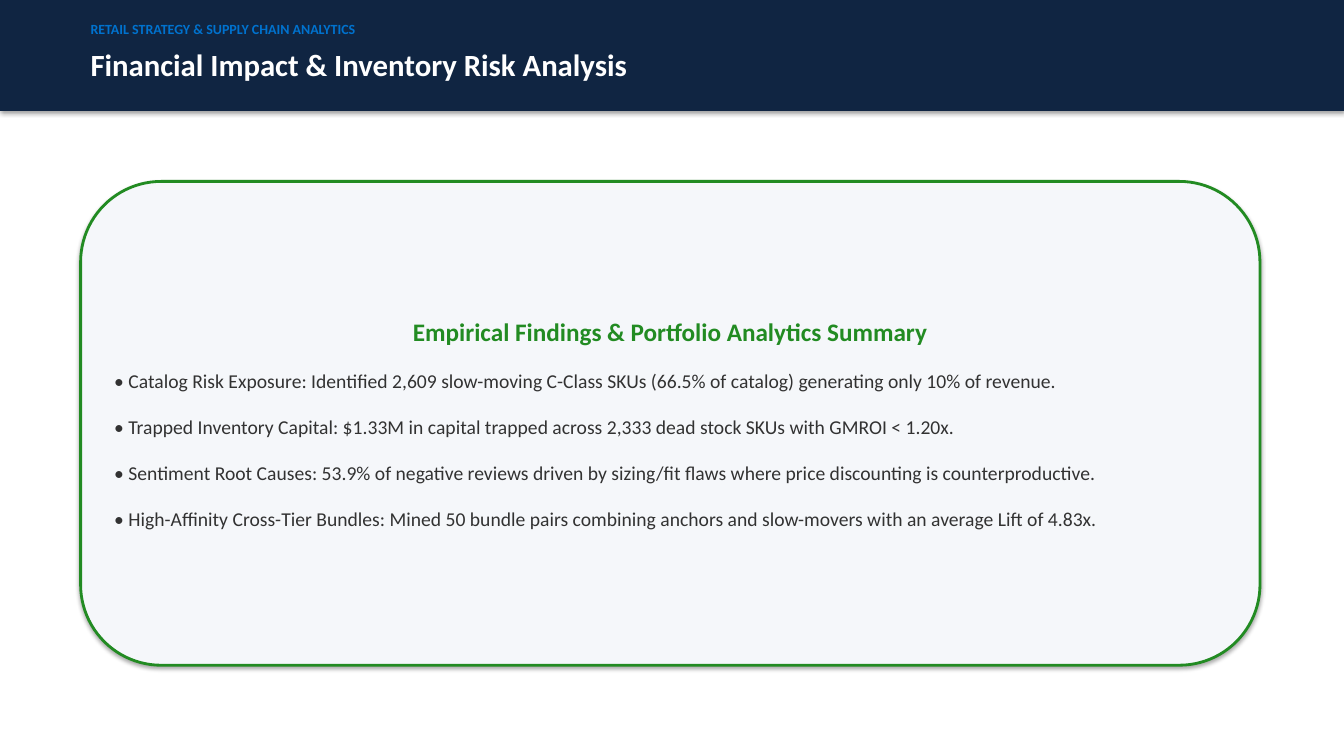
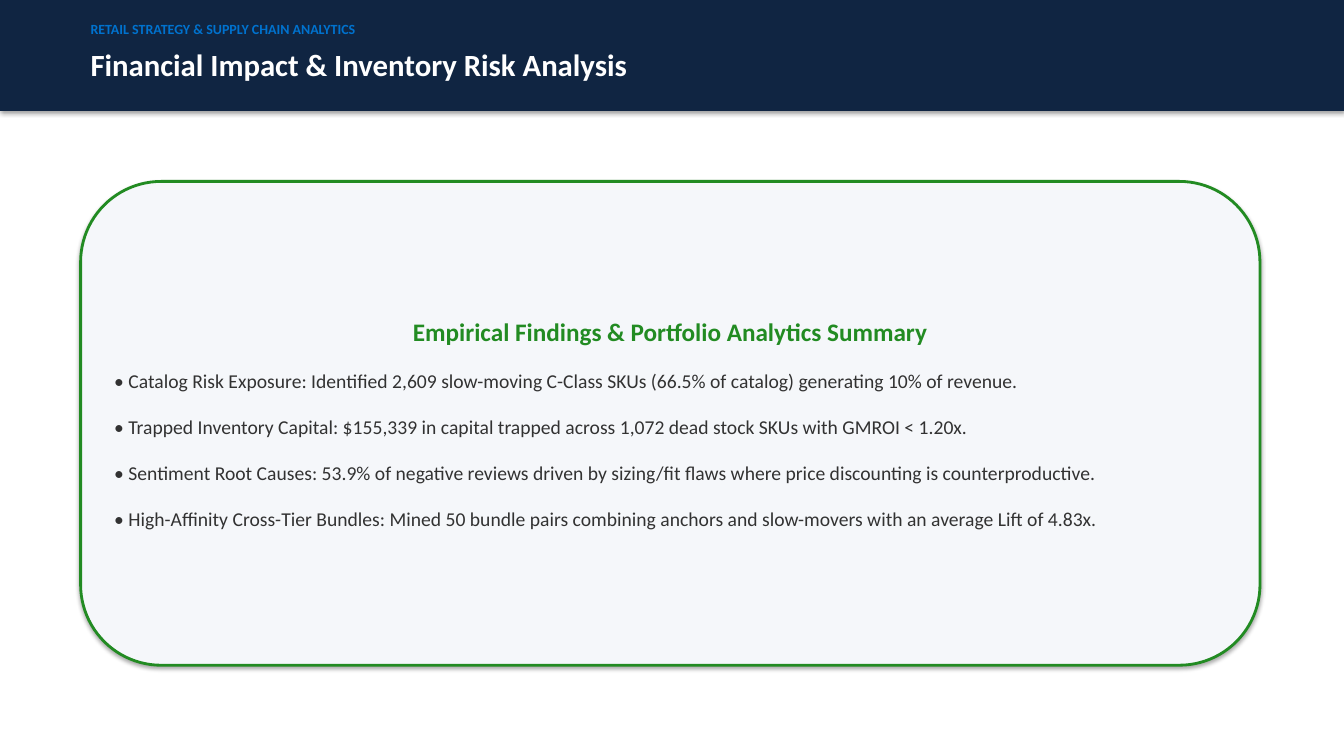
Before and after one commit to PriyankaHichkad/Market-Basket-Sentiment-Clearance-Optimizer, a slide deck: slide 8 of reports/executive_presentation_deck.pptx. Drawn at 1344x756 pixels with LibreOffice and Linux fonts; fonts in the diff are those of the drawing. Boxes give left, top, right and bottom in pixels: in the first picture for what was removed or moved away, otherwise in the second. Text is boxed around its words. In the diff, an @@ line names an element or a change of style, - is before the commit and + after.

```diff
--- a/reports/executive_presentation_deck.pptx
+++ b/reports/executive_presentation_deck.pptx
@@ text in rounded rectangle at [128,374,1017,437]: text changed @@
-• Catalog Risk Exposure: Identified 2,609 slow-moving C-Class SKUs (66.5% of catalog) generating only 10% of revenue.
-• Trapped Inventory Capital: $1.33M in capital trapped across 2,333 dead stock SKUs with GMROI < 1.20x.
+• Catalog Risk Exposure: Identified 2,609 slow-moving C-Class SKUs (66.5% of catalog) generating 10% of revenue.
+• Trapped Inventory Capital: $155,339 in capital trapped across 1,072 dead stock SKUs with GMROI < 1.20x.
```
Also in this commit, not shown: 3 other files.
